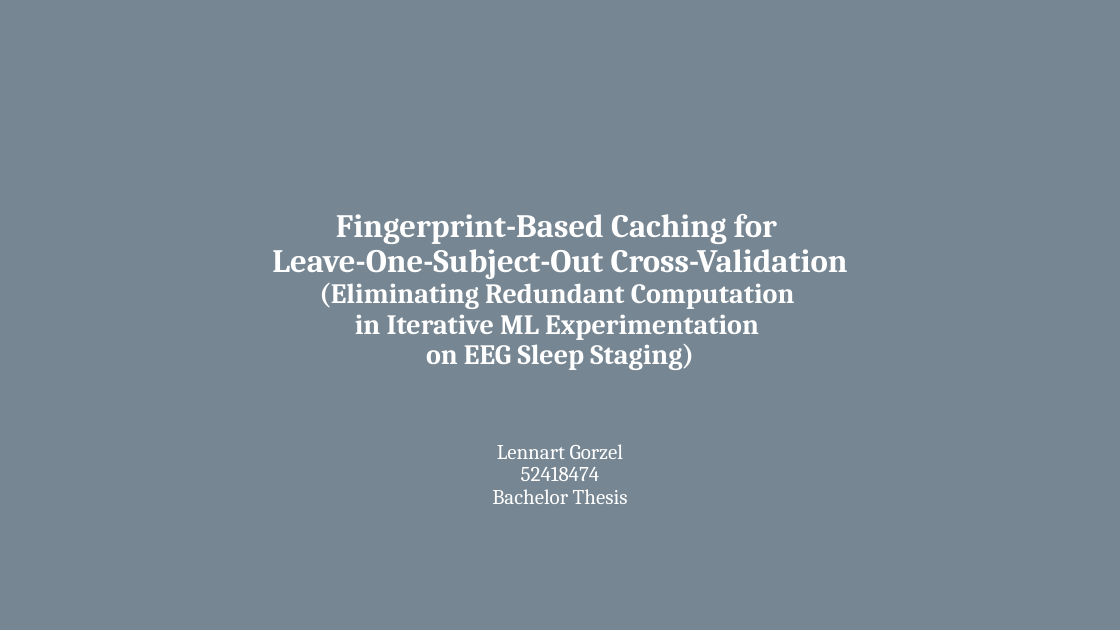
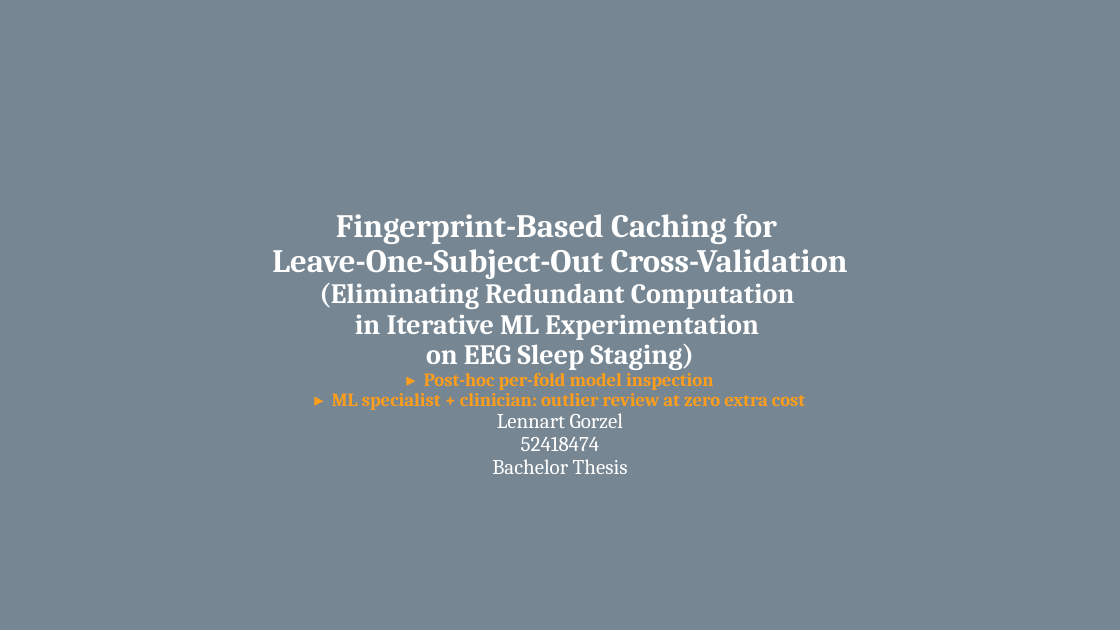
Before and after one commit to Horsti95/BachlorThesis, a slide deck: slide 1 of thesis/presentation/Thesis_Presentation_Gorzel.pptx. Drawn at 1120x630 pixels with LibreOffice and Linux fonts; fonts in the diff are those of the drawing; background and template pictures are left out. Boxes give left, top, right and bottom in pixels: in the first picture for what was removed or moved away, otherwise in the second. Text is boxed around its words. In the diff, an @@ line names an element or a change of style, - is before the commit and + after.

```diff
--- a/thesis/presentation/Thesis_Presentation_Gorzel.pptx
+++ b/thesis/presentation/Thesis_Presentation_Gorzel.pptx
@@ text at <box>332,369,805,410</box>: paragraphs added @@
+▸ Post-hoc per-fold model inspection
+▸ ML specialist + clinician: outlier review at zero extra cost
```
Also in this commit, not shown: 1 other slide changed, 1 other file.
